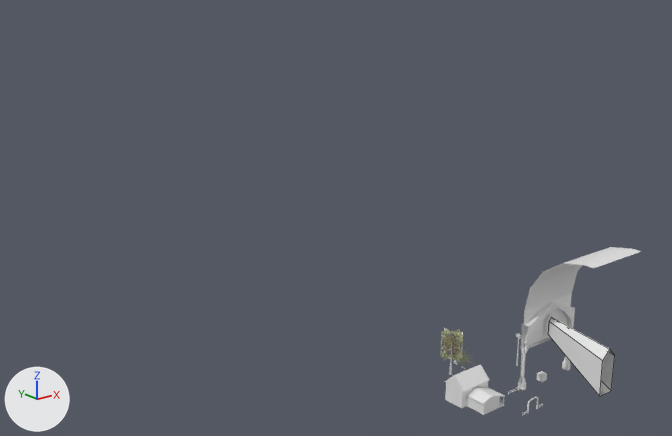
An edit to the FBX model Assets/Models/Fake Game/fake game.fbx, drawn before and after from the same camera.
Camera for both pictures: a 50 mm lens placed at (-172.9, -147.8, 119.7), pointed at (-13.7, 51.2, 40.2). The lights are fixed; the arrows at lower left show +X, +Y and +Z. The older version comes first. Mesh edges are drawn as thin lines on the coarser meshes. Where no turn or scale is listed for an object, it has been applied to the vertices.

Names of what the first picture shows: 'birch tree', 'farmhouse', 'temple light', 'temple wall' and 3 more.
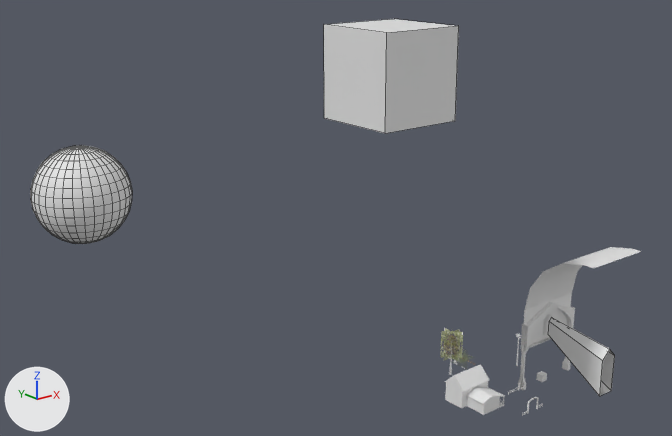
Pixel boxes (x1, y1, x2, y2) of what changed, in the pictures (672 x 436 px):
'error object', added: after (324, 19, 459, 133)
'giant eye ball', added: after (31, 145, 132, 244)

The change in detail:
Mesh me_sphere_001 is new.
It is a UV sphere (32 segments, 16 rings, poles along z) spanning x -15.3..15.3, y -15.3..15.3, z -15.3..15.3.
Mesh me_cube_028_1 is new.
It is a box spanning x -10.0..10.0, y -10.0..10.0, z -10.0..10.0.
Object 'giant eye ball' (ob_giant_eye_ball) is new; it shows me_sphere_001.
Its location is (-60.0, 120.0, 40.0).
Object 'error object' (ob_error_object) is new; it shows me_cube_028_1.
Its location is (-40.0, 0.0, 90.0).
